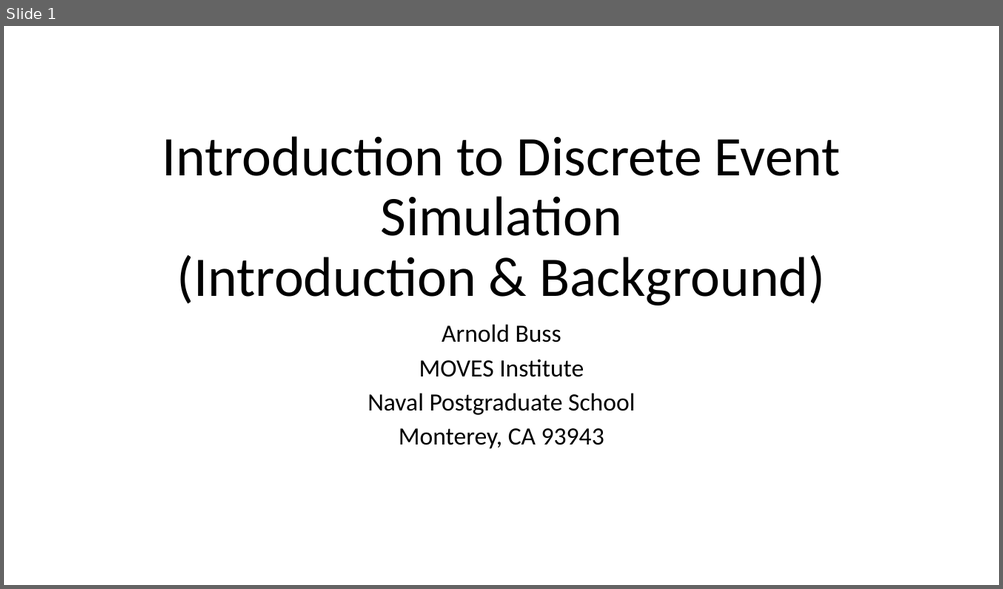
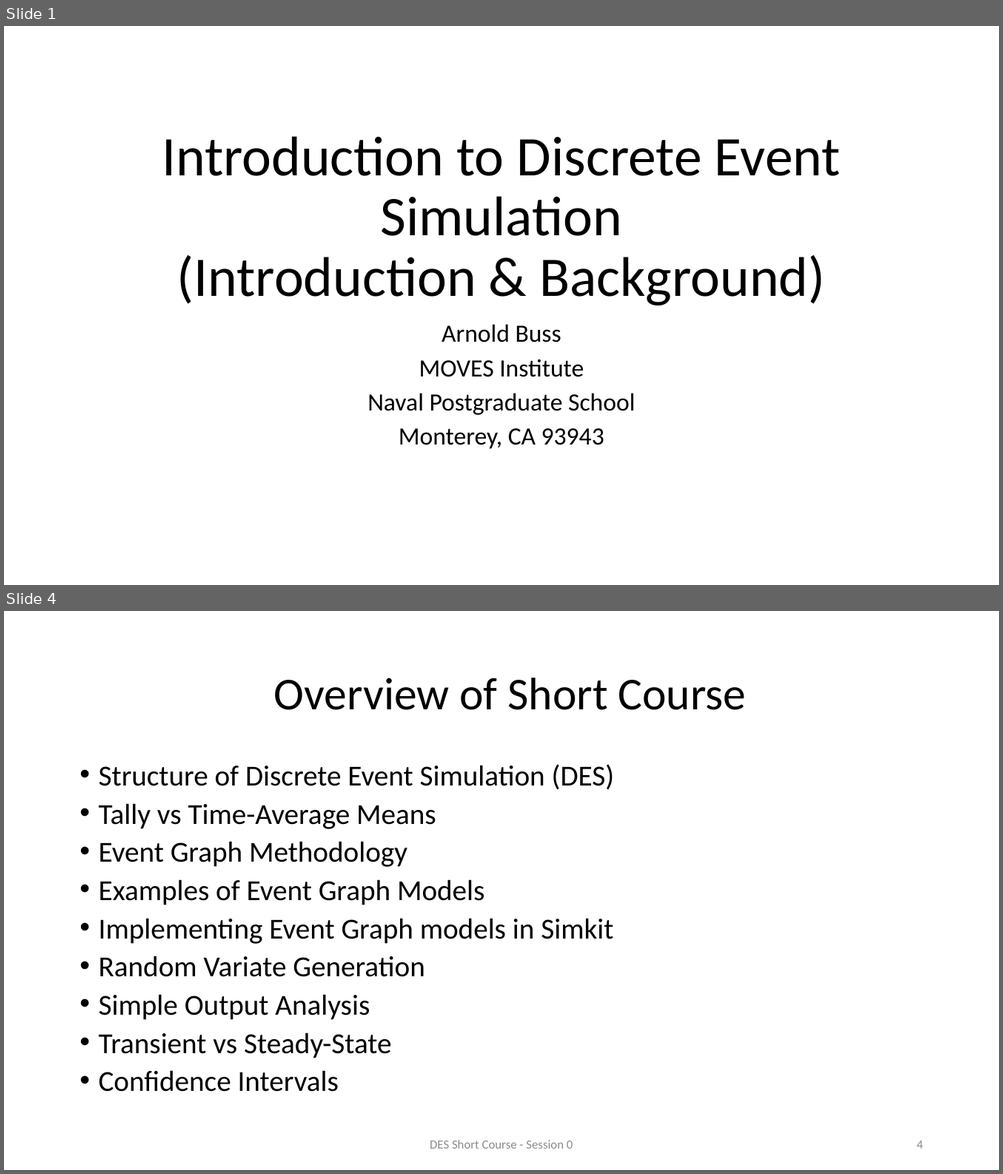
Before and after one commit to ahbuss/DESModeling, a slide deck: Short Course/Slides/Session 0.pptx. Shown one above the other, each under a label of ours: slide 1 before the commit, slides 1 and 4 after it; the slides between them are not shown. The pictures are 1003x589 and 1003x1174 pixels, drawn with LibreOffice and Linux fonts; fonts in the diff are those of the drawing; background and template pictures are left out. Boxes give left, top, right and bottom in pixels: in the first picture for what was removed or moved away, otherwise in the second. Text is boxed around its words. In the diff, an @@ line names an element or a change of style, - is before the commit and + after.

```diff
--- a/Short Course/Slides/Session 0.pptx
+++ b/Short Course/Slides/Session 0.pptx
@@ slide 4 added at box(4, 611, 999, 1170), background #FFFFFF @@
@@ title added at box(274, 678, 746, 710), 44 pt, text #000000 @@
+Overview of Short Course
@@ text added at box(99, 764, 614, 1092), 28 pt, text #000000 @@
+• Structure of Discrete Event Simulation (DES)
+• Tally vs Time-Average Means
+• Event Graph Methodology
+• Examples of Event Graph Models
+• Implementing Event Graph models in Simkit
+• Random Variate Generation
+• Simple Output Analysis
+• Transient vs Steady-State
+• Confidence Intervals
@@ text added at box(430, 1140, 572, 1149), 12 pt, text #8C8C8C @@
+DES Short Course - Session 0
@@ page number added at box(916, 1141, 922, 1149), 12 pt, text #8C8C8C @@
+4
```
Also in this commit, not shown: 2 slides changed, 1 other slide added, 10 other files.
